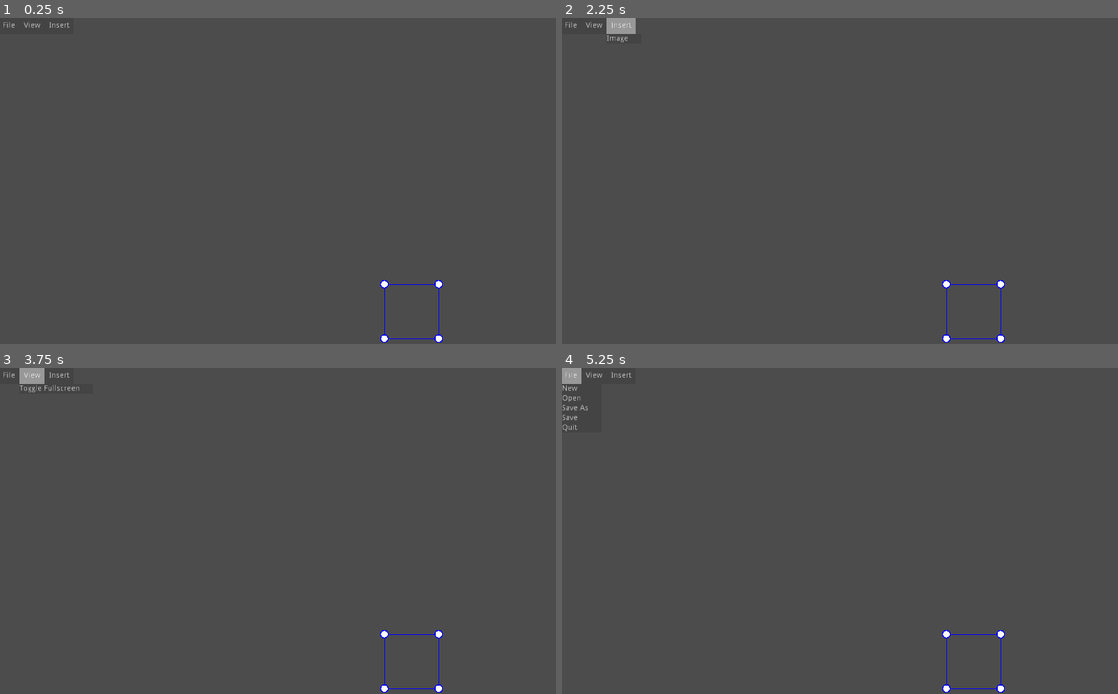
Above: before the commit, frames 1-4 (two rows, left to right).
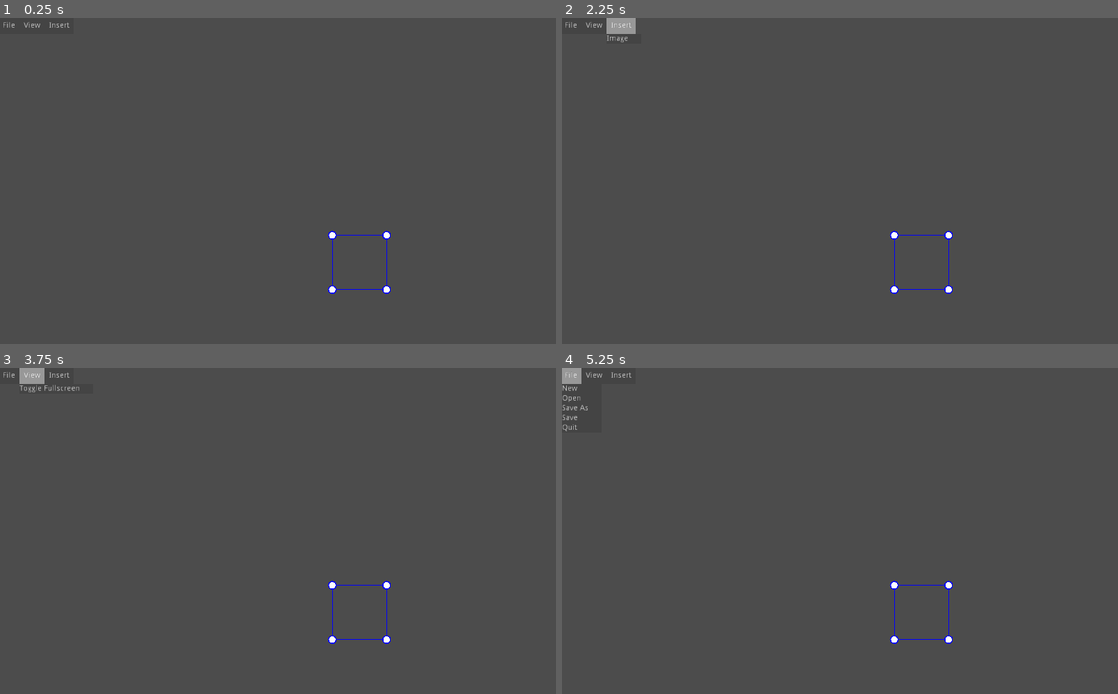
Above: after the commit, the same moments.

Repository: Aaron7317/Development-Board
Game: Godot game, scene res://Main.tscn
Same seed, same stepped clock (60 frames per second), same inputs: the game is played once before the commit and once after it. The engine's default icon, where the game draws it, is replaced by a stand-in: a white triangle on a blue panel in a dark square.
Inputs:
- Up to frame 1 (0.25 s): no input
- Up to frame 2 (2.25 s): click "File" at 0.5 s; click "View" at 1.25 s; click "Insert" at 2 s
- Up to frame 3 (3.75 s): click "File" at 2.75 s; click "View" at 3.5 s
- Up to frame 4 (5.25 s): click "Insert" at 4.25 s; click "File" at 5 s

The runs differ from the first frame. In frame 1, 0.4% of the frame differs, in the area x 59-80%, y 65-100%; in frame 2, 0.4%; in frame 3, 0.4%; in frame 4, 0.4%.

Commit message:
updating

Diff:
--- a/Main.gd
+++ b/Main.gd
@@ -16,8 +16,11 @@
 func _ready():
 	insert.connect("insert_item", self, "_set_inserter_object")
 	test_transform.set_visible(true)
-	test_transform._rect.size = Vector2(100, 100)
-	test_transform._rect.position = Vector2(100, 100)
+	#test_transform._rect.size = Vector2(100, 100)
+	#test_transform._rect.position = Vector2(100, 100)
+	test_transform.position = Vector2(0, 0)
+	#Somethings fucked with global and local positions for drawing
+
 
 func _set_inserter_object(ID):
 	mode = object_mode.INSERT
--- a/Main.tscn
+++ b/Main.tscn
@@ -28,7 +28,6 @@
 script = ExtResource( 6 )
 
 [node name="TransformRect" parent="." instance=ExtResource( 5 )]
-position = Vector2( 96, 90 )
 
 [connection signal="mouse_enter_ui" from="TopBar" to="." method="_on_TopBar_mouse_enter_ui"]
 [connection signal="mouse_exit_ui" from="TopBar" to="." method="_on_TopBar_mouse_exit_ui"]
--- a/Transform/Scripts/TransformRect.gd
+++ b/Transform/Scripts/TransformRect.gd
@@ -2,7 +2,7 @@
 extends Node2D
 
 export var color : Color = Color("#0000ff") setget set_color
-var _rect : Rect2
+var _rect : Rect2 = Rect2(Vector2(100, 100), Vector2(100, 100))
 export var is_visible : bool = true setget set_visible
 var anchors : Array
 var dragged_anchor : Dictionary = {}
@@ -18,10 +18,15 @@
 func _ready():
 	pass
 
+func _process(delta):
+	update()
+
 func _draw() -> void:
 #	if is_visible:
 #		print("returning")
 #		return
+# Stuff is getting drawn in the wrong place
+	print (_rect.position)
 	draw_rect(_rect, color, false)
 	calculate_anchors()
 
@@ -72,19 +77,41 @@
 		Anchors.BOTTOM_RIGHT:
 			_rect.size = pos - dragged_start_rect.position
 
-func forward_input(event : InputEvent) -> bool:
-	if not is_visible:
-		return false
-
+func _input(event : InputEvent):
 	if event is InputEventMouseButton and event.button_index == BUTTON_LEFT:
 		if not dragged_anchor and event.is_pressed():
 			for anchor in anchors:
 				if not anchor['rect'].has_point(event.position):
+					print(event.position)
+					print(anchor)
 					continue
 				dragged_anchor = anchor
+				print("set dragged anchor")
 
 				return true
 		elif dragged_anchor and not event.is_pressed():
 			drag_to(event.position)
+			dragged_anchor = {}
+	if event is InputEventMouseMotion:
+		drag_to(event.position)
+	return false
 
-	return false
+
+#func forward_input(event : InputEvent) -> bool:
+##	if not is_visible:
+##		return false
+#	print("stuff")
+#	if event is InputEventMouseButton and event.button_index == BUTTON_LEFT:
+#		if not dragged_anchor and event.is_pressed():
+#			for anchor in anchors:
+#				if not anchor['rect'].has_point(event.position):
+#					print(event.position)
+#					continue
+#				dragged_anchor = anchor
+#				print("set dragged anchor")
+#
+#				return true
+#		elif dragged_anchor and not event.is_pressed():
+#			drag_to(event.position)
+#
+#	return false
